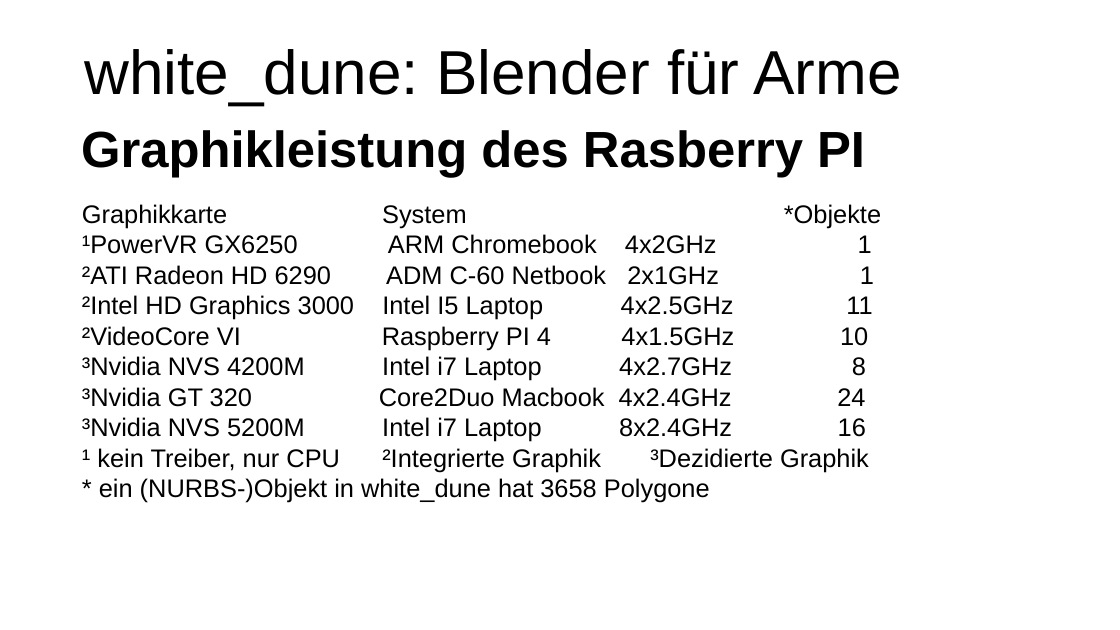
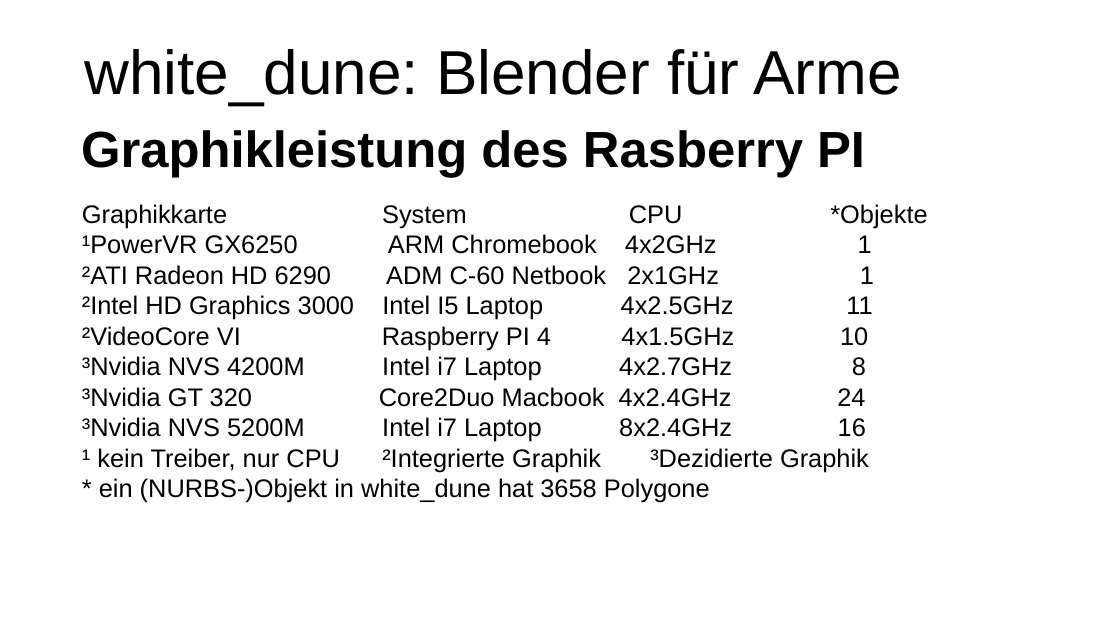
Before and after one commit to mufti11/white_dune, a slide deck: slide 6 of docs/usage_docs/white_dune_rasberry_pi.odp. Drawn at 1120x630 pixels with LibreOffice and Linux fonts; fonts in the diff are those of the drawing. Boxes give left, top, right and bottom in pixels: in the first picture for what was removed or moved away, otherwise in the second. Text is boxed around its words. In the diff, an @@ line names an element or a change of style, - is before the commit and + after.

Commit message:
white_dune 1.922

```diff
--- a/docs/usage_docs/white_dune_rasberry_pi.odp
+++ b/docs/usage_docs/white_dune_rasberry_pi.odp
@@ text at (82, 204, 927, 228): text changed @@
-Graphikkarte System *Objekte
+Graphikkarte System CPU *Objekte
```
Also in this commit, not shown: 54 other files.
